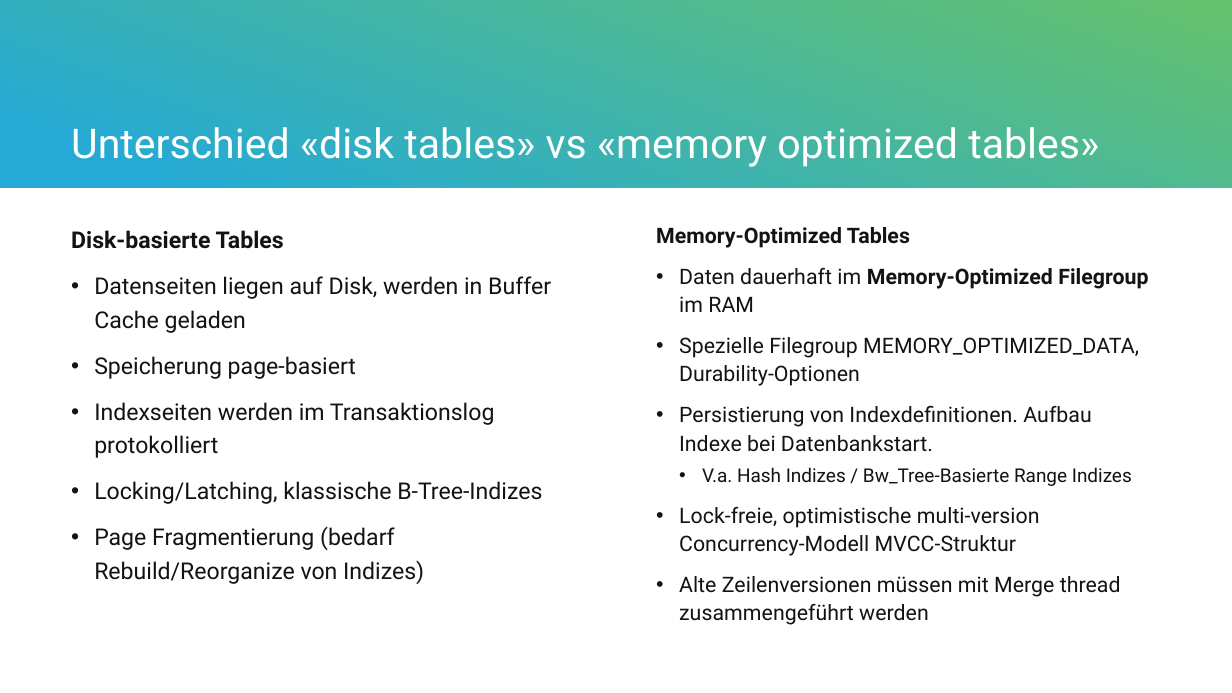
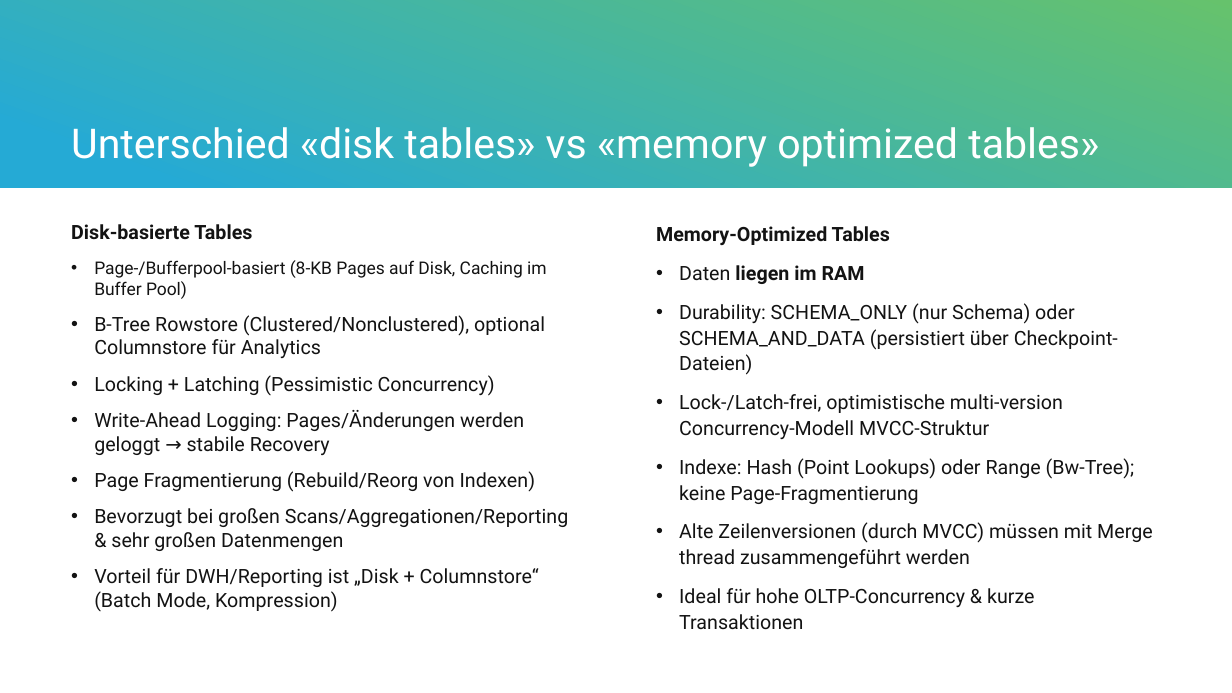
Before and after one commit to vjaeggi/MemoryOptimizedTables_SQL, a slide deck: slide 4 of presentation/MemoryOptimizedTables_SQLDatenbanken.pptx. Drawn at 1232x693 pixels with LibreOffice and Linux fonts; fonts in the diff are those of the drawing. Boxes give left, top, right and bottom in pixels: in the first picture for what was removed or moved away, otherwise in the second. Text is boxed around its words. In the diff, an @@ line names an element or a change of style, - is before the commit and + after.

```diff
--- a/presentation/MemoryOptimizedTables_SQLDatenbanken.pptx
+++ b/presentation/MemoryOptimizedTables_SQLDatenbanken.pptx
@@ text at [71,224,252,240]: size 18 to 15.3 pt in "Disk-basierte Tables"; line spacing 1.2 to 1 @@
@@ text at [656,226,890,245]: size 16.6 to 15.3 pt in "Memory-Optimized Tables" @@
@@ text at [94,260,568,612]: text changed; size 18 to 15.3 pt @@
-• Datenseiten liegen auf Disk, werden in Buffer Cache geladen
-• Speicherung page-basiert
-• Indexseiten werden im Transaktionslog protokolliert
-• Locking/Latching, klassische B-Tree-Indizes
-• Page Fragmentierung (bedarf Rebuild/Reorganize von Indizes)
+• Page-/Bufferpool-basiert (8-KB Pages auf Disk, Caching im Buffer Pool)
+• B-Tree Rowstore (Clustered/Nonclustered), optional Columnstore für Analytics
+• Locking + Latching (Pessimistic Concurrency)
+• Write-Ahead Logging: Pages/Änderungen werden geloggt → stabile Recovery
+• Page Fragmentierung (Rebuild/Reorg von Indexen)
+• Bevorzugt bei großen Scans/Aggregationen/Reporting & sehr großen Datenmengen
+• Vorteil für DWH/Reporting ist „Disk + Columnstore“ (Batch Mode, Kompression)
@@ text at [679,265,1153,630]: text changed; size 16.6 to 15.3 pt @@
-• Daten dauerhaft im Memory-Optimized Filegroup im RAM
-• Spezielle Filegroup MEMORY_OPTIMIZED_DATA, Durability-Optionen
-• Persistierung von Indexdefinitionen. Aufbau Indexe bei Datenbankstart.
-  • V.a. Hash Indizes / Bw_Tree-Basierte Range Indizes
-• Lock-freie, optimistische multi-version Concurrency-Modell MVCC-Struktur
-• Alte Zeilenversionen müssen mit Merge thread zusammengeführt werden
+• Daten liegen im RAM
+• Durability: SCHEMA_ONLY (nur Schema) oder SCHEMA_AND_DATA (persistiert über Checkpoint-Dateien)
+• Lock-/Latch-frei, optimistische multi-version Concurrency-Modell MVCC-Struktur
+• Indexe: Hash (Point Lookups) oder Range (Bw-Tree); keine Page-Fragmentierung
+• Alte Zeilenversionen (durch MVCC) müssen mit Merge thread zusammengeführt werden
+• Ideal für hohe OLTP-Concurrency & kurze Transaktionen
```
Also in this commit, not shown: 3 other slides changed, 3 slides added, 2 slides removed, 3 other files.
